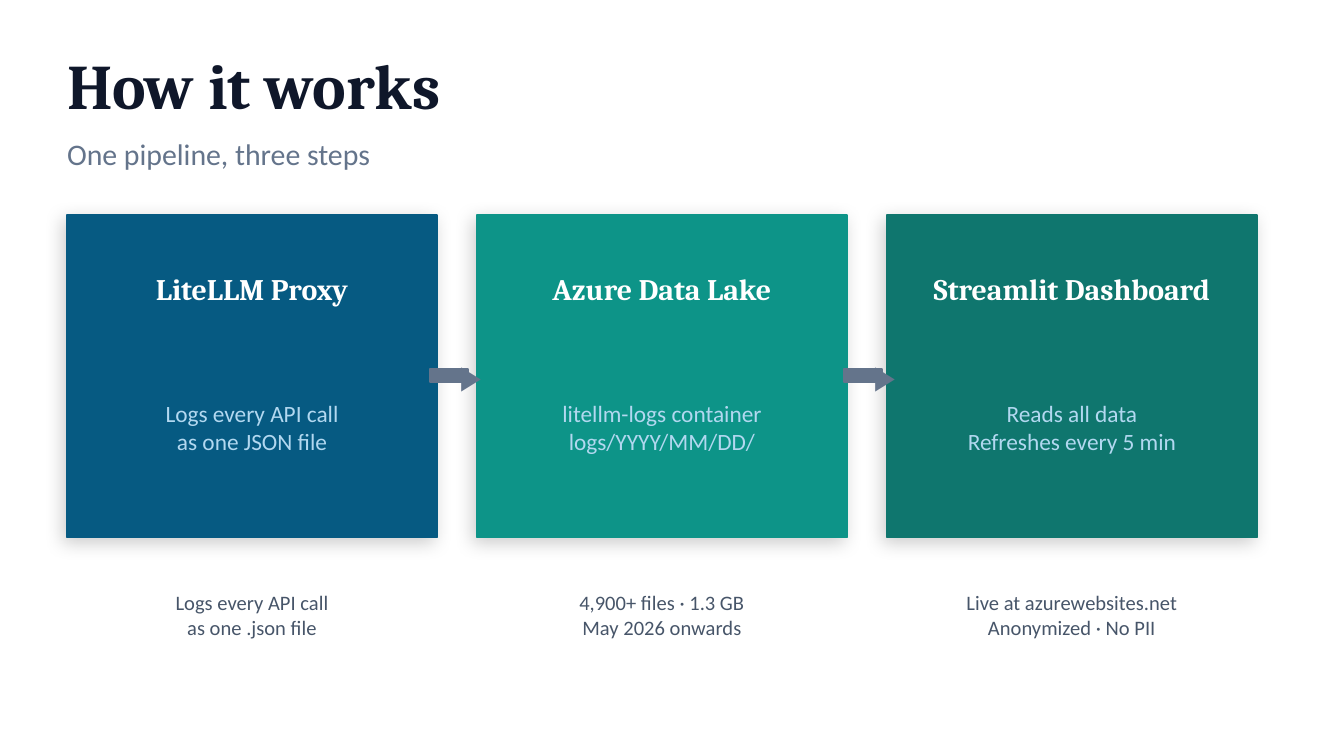
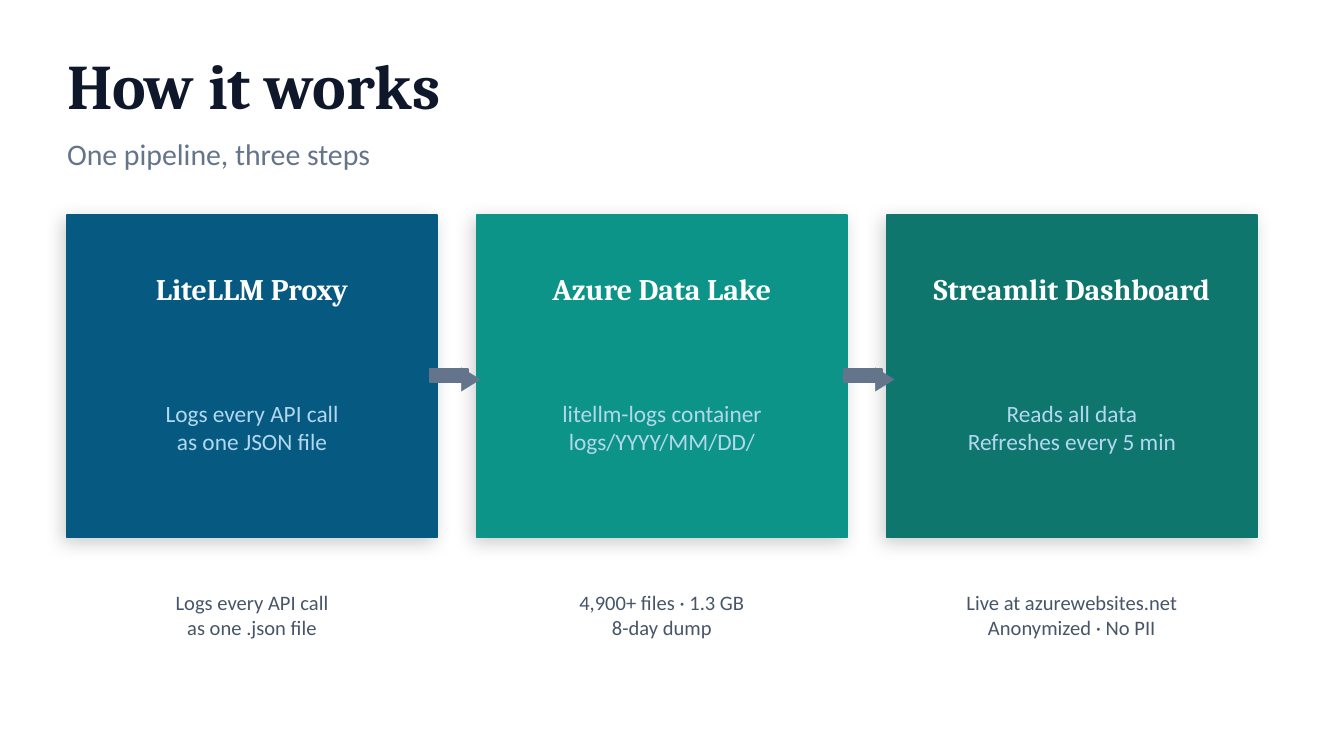
Before and after one commit to bhagyashreewagh/llmaven-dashboard, a slide deck: slide 4 of slides/LLMoxie_Pipeline.pptx. Drawn at 1344x756 pixels with LibreOffice and Linux fonts; fonts in the diff are those of the drawing. Boxes give left, top, right and bottom in pixels: in the first picture for what was removed or moved away, otherwise in the second. Text is boxed around its words. In the diff, an @@ line names an element or a change of style, - is before the commit and + after.

```diff
--- a/slides/LLMoxie_Pipeline.pptx
+++ b/slides/LLMoxie_Pipeline.pptx
@@ text at <box>612,620,712,639</box>: text changed @@
-May 2026 onwards
+8-day dump
```
Also in this commit, not shown: 1 other slide changed, 2 other files.
